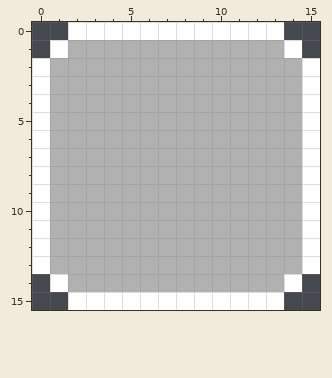
Pixel-art file -- Feedback Loop/Assets/Sprites/Cursor.aseprite. Above: the version before the commit.
16x16 pixels, 1 frame.
The same view after the edit:
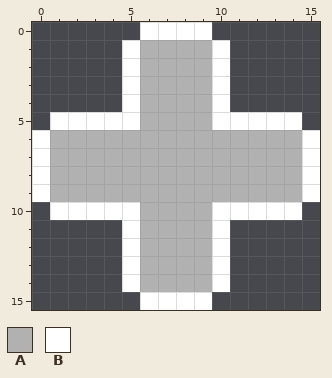
Palette (. is transparent): A #b1b1b1  B #ffffff
The exact change:
The edit turns colour A into colour B in rows 1 to 4 at x 5 and 10; in row 5 at x 1 to 5 and 10 to 14; in row 10 at x 1 to 5 and 10 to 14; in rows 11 to 14 at x 5 and 10.
The author cleared colour A in row 1 at x 2 to 4 and 11 to 13; in rows 2 to 4 at x 1 to 4 and 11 to 14; in rows 11 to 13 at x 1 to 4 and 11 to 14; in row 14 at x 2 to 4 and 11 to 13.
The author cleared colour B in row 0 at x 2 to 5 and 10 to 13; in row 1 at x 1 and 14; in rows 2 to 5 at x 0 and 15; in rows 10 to 13 at x 0 and 15; in row 14 at x 1 and 14; in row 15 at x 2 to 5 and 10 to 13.
Changed places in both pictures, as pixel boxes (x1, y1, x2, y2):
changed: (32, 22, 140, 130)
changed: (212, 22, 320, 130)
changed: (32, 202, 140, 310)
changed: (212, 202, 320, 310)
